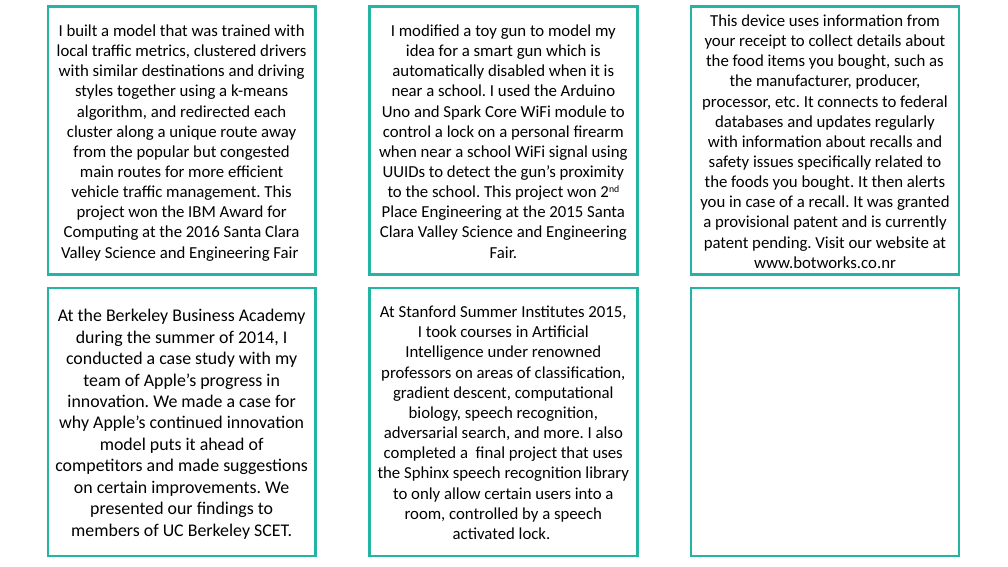
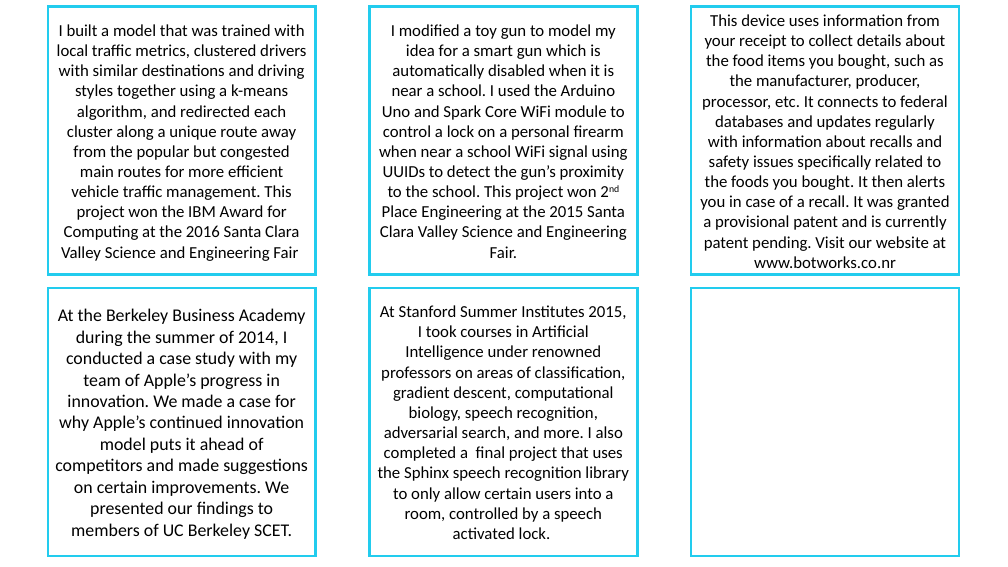
Before and after one commit to pransudash/pransudash.github.io, a slide deck: slide 3 of portfolio_img/portfolio.pptx. Drawn at 1008x567 pixels with LibreOffice and Linux fonts; fonts in the diff are those of the drawing. Boxes give left, top, right and bottom in pixels: in the first picture for what was removed or moved away, otherwise in the second. Text is boxed around its words. In the diff, an @@ line names an element or a change of style, - is before the commit and + after.

```diff
--- a/portfolio_img/portfolio.pptx
+++ b/portfolio_img/portfolio.pptx
@@ outline #23B4A4 2.25 pt to #22CCEE 2.25 pt in 6 elements at [48, 288, 315, 556], [691, 7, 959, 274], [370, 288, 637, 556], [48, 7, 315, 274], [370, 7, 637, 274], [691, 288, 959, 556] @@
```
Also in this commit, not shown: 2 other slides changed, 10 other files.
